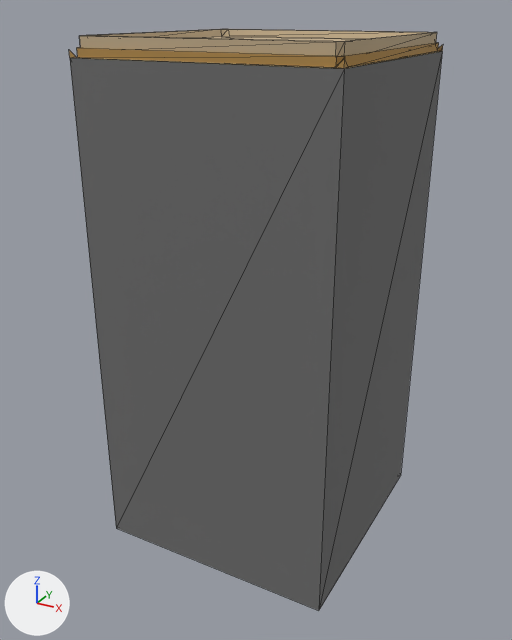
Before and after pictures for a commit that changed the FBX model assets/models/SWITCH_NODE.FBX.
Before and after are seen from a camera (50 mm lens) standing at (1.29, -2.44, 0.15) and looking at (-0.03, -0.05, -1.04). The axes (+X, +Y, +Z) are drawn at lower left. The lights are the same throughout. The first picture is the older version. Mesh edges are drawn as thin lines. Where no turn or scale is listed for an object, it has been applied to the vertices.

The first picture shows 'SWITCH_NODE'.
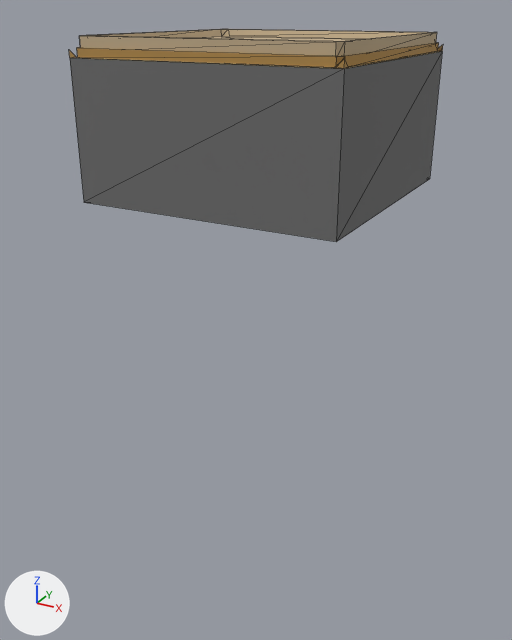
Changed parts and their boxes [x1, y1, x2, y2] in the pictures (512 x 640 px; the box of a moved part takes in the faces that stretch with it):
'SWITCH_NODE', reshaped (63% shorter): before [69, 29, 443, 611]; after [69, 29, 443, 242]
part 1 of me_switch_node_ncl1_1, moved or reshaped: before [70, 53, 442, 611]; after [70, 53, 442, 242]

The edits, one by one:
me_switch_node_ncl1_1 is used by ob_switch_node; location (0.0, 0.0, 0.0).
Before the commit, vertices of me_switch_node_ncl1_1: 85 (-0.5, 0.5, -2.0), 86 (-0.5, -0.5, -2.0) at pixel (116, 528), 87 (0.5, -0.5, -2.0) at pixel (318, 610), 88 (0.5, 0.5, -2.0) at pixel (400, 475).
me_switch_node_ncl1_1 had 89 vertices, 140 faces and spanned x -0.5..0.5, y -0.5..0.5, z -2.0..0.07.
me_switch_node_ncl1_1 now has 89 vertices, 140 faces and spans x -0.5..0.5, y -0.5..0.5, z -0.5..0.07.
Part 1, on me_switch_node_ncl1_1:
Vertices 85 to 88 of me_switch_node_ncl1_1 move by (0.0, 0.0, 1.5).
